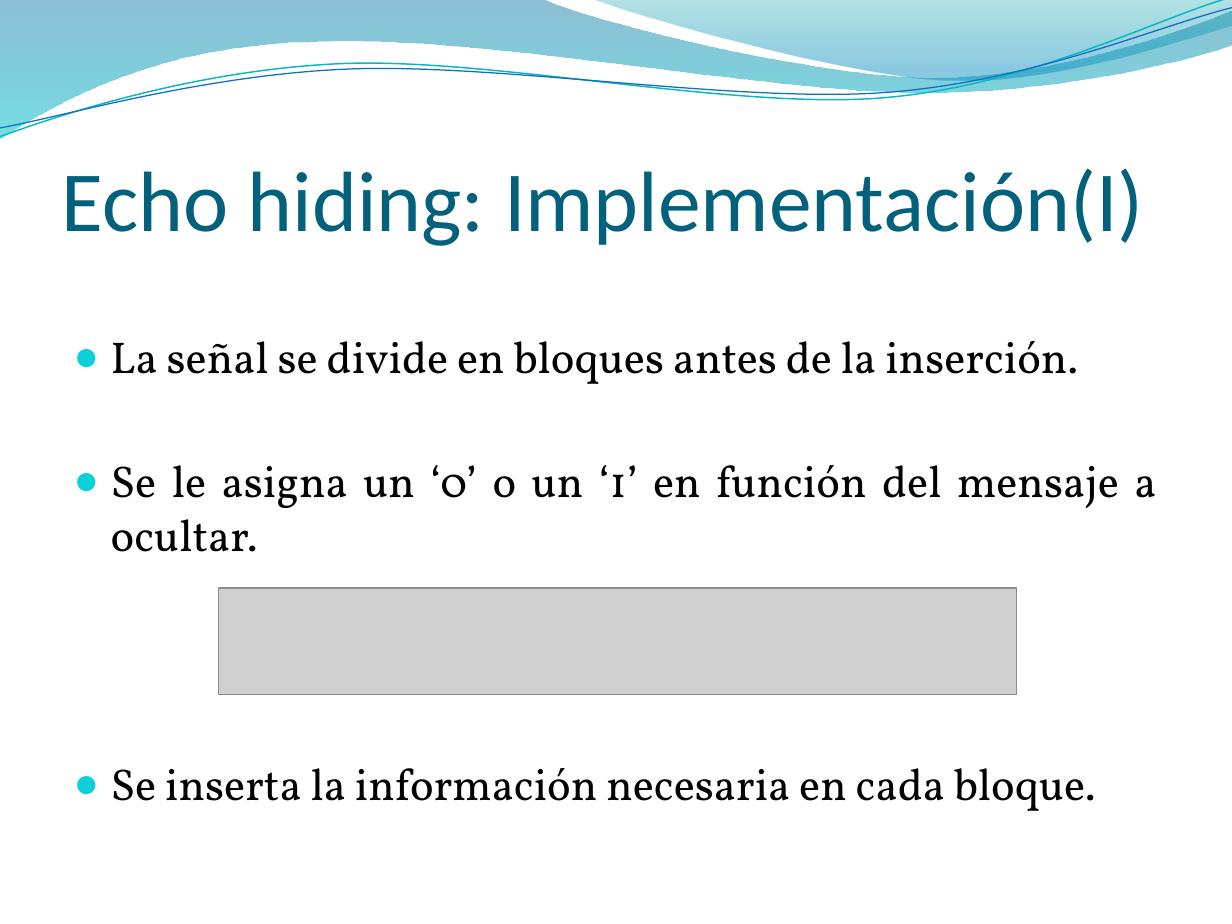
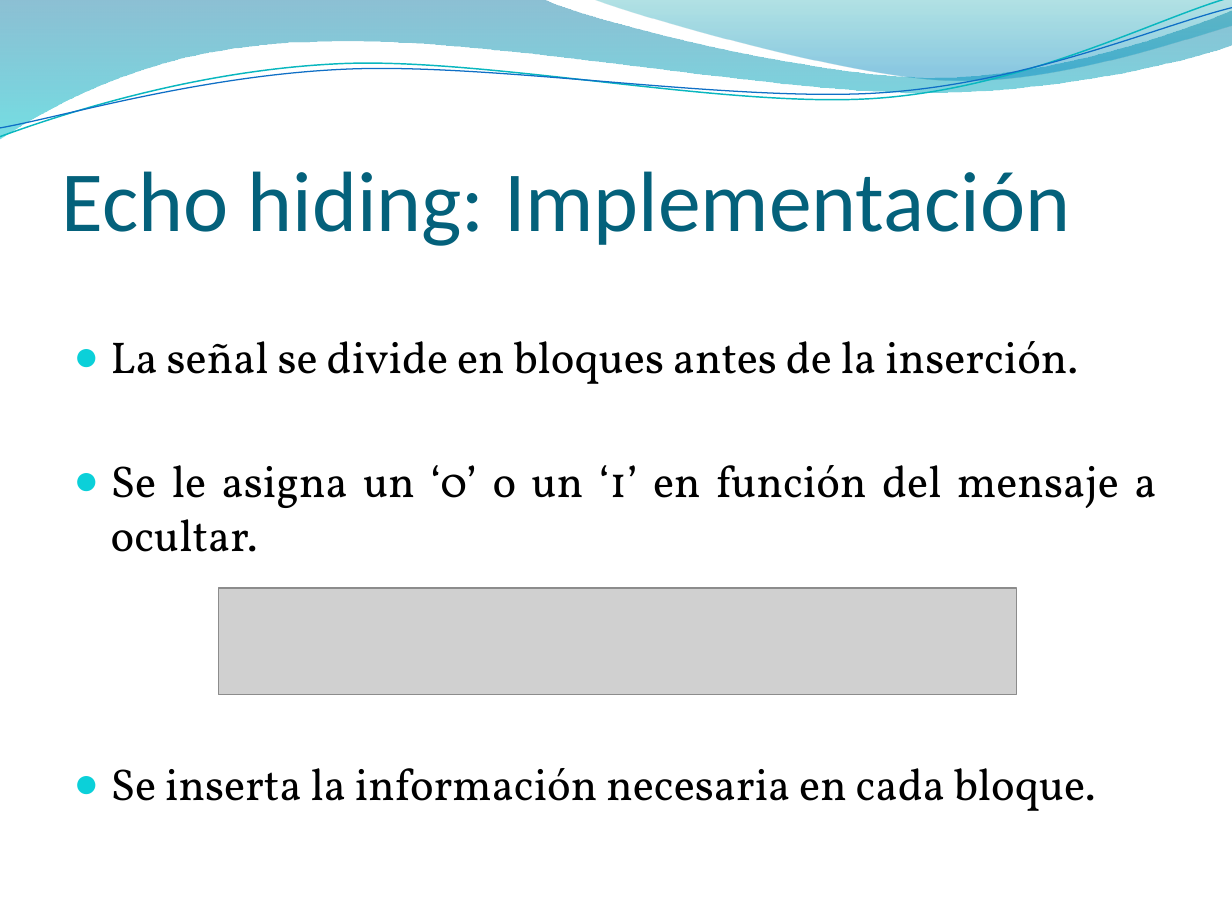
Before and after one commit to pasruiben/esteganografia-criptografia, a slide deck: slide 46 of doc/Ocultar datos en archivos de sonido.pptx. Drawn at 1232x924 pixels with LibreOffice and Linux fonts; fonts in the diff are those of the drawing; grey boxes stand for pictures; background and template pictures are left out. Boxes give left, top, right and bottom in pixels: in the first picture for what was removed or moved away, otherwise in the second. Text is boxed around its words. In the diff, an @@ line names an element or a change of style, - is before the commit and + after.

```diff
--- a/doc/Ocultar datos en archivos de sonido.pptx
+++ b/doc/Ocultar datos en archivos de sonido.pptx
@@ title at (62,171,1070,246): text changed @@
-Echo hiding: Implementación(I)
+Echo hiding: Implementación
```
Also in this commit, not shown: 1 other slide changed, 2 slides added, 4 slides removed.
